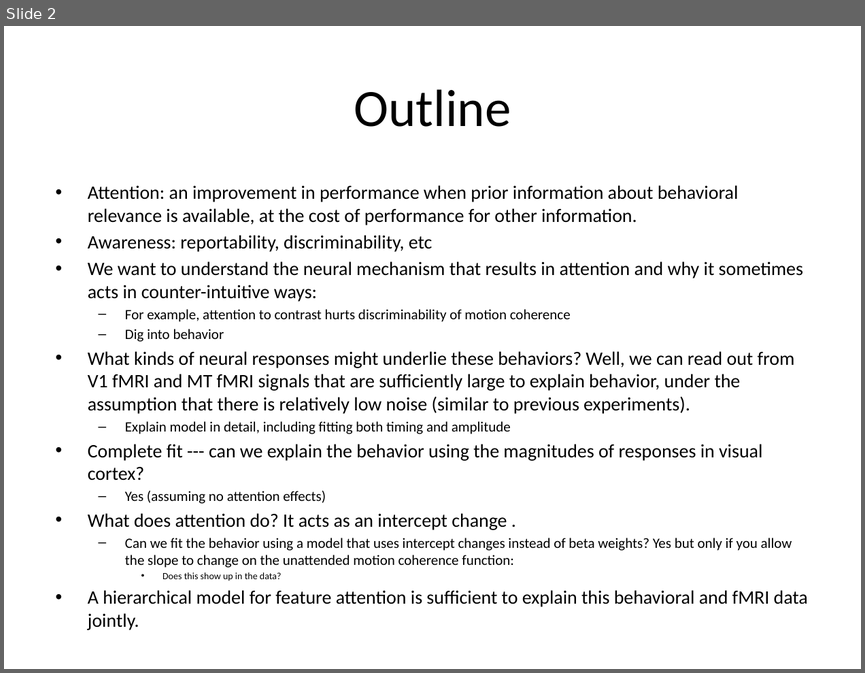
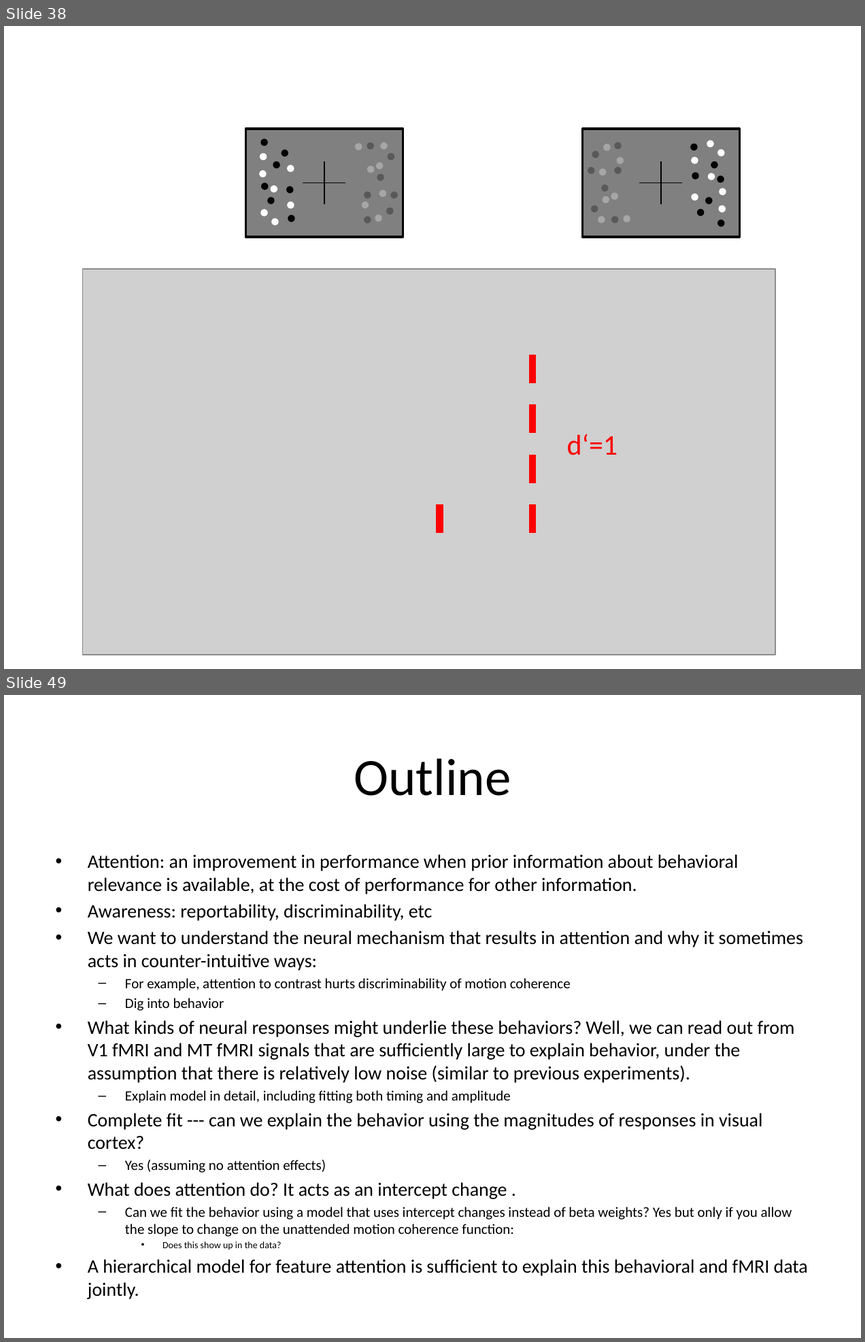
Before and after one commit to dbirman/att_awe, a slide deck: talks/20160823_mad_birman.pptx. Shown one above the other, each under a label of ours: slide 2 before the commit, slides 38 and 49 after it; the slides between them are not shown. The pictures are 865x673 and 865x1342 pixels, drawn with LibreOffice and Linux fonts; fonts in the diff are those of the drawing; grey boxes stand for pictures. Boxes give left, top, right and bottom in pixels: in the first picture for what was removed or moved away, otherwise in the second. Text is boxed around its words. In the diff, an @@ line names an element or a change of style, - is before the commit and + after.

```diff
--- a/talks/20160823_mad_birman.pptx
+++ b/talks/20160823_mad_birman.pptx
@@ slide 38 added at bbox=[4, 26, 861, 669], background #FFFFFF @@
@@ group added at bbox=[582, 129, 739, 237]: 28 ellipses, 2 lines, 1 rectangle @@
@@ group added at bbox=[245, 129, 402, 237]: 28 ellipses, 2 lines, 1 rectangle @@
@@ picture added at bbox=[83, 269, 775, 654] @@
@@ line added from (532, 533) to (532, 354), #FF0000 6 pt dashed @@
@@ text added at bbox=[567, 434, 618, 455], 24 pt, text #FF0000 @@
+d‘=1
@@ line added from (439, 533) to (439, 490), #FF0000 6 pt dashed @@
@@ what was slide 2 is now slide 49 @@
```
Also in this commit, not shown: 47 other slides added, 5 slides removed, 11 other files.
